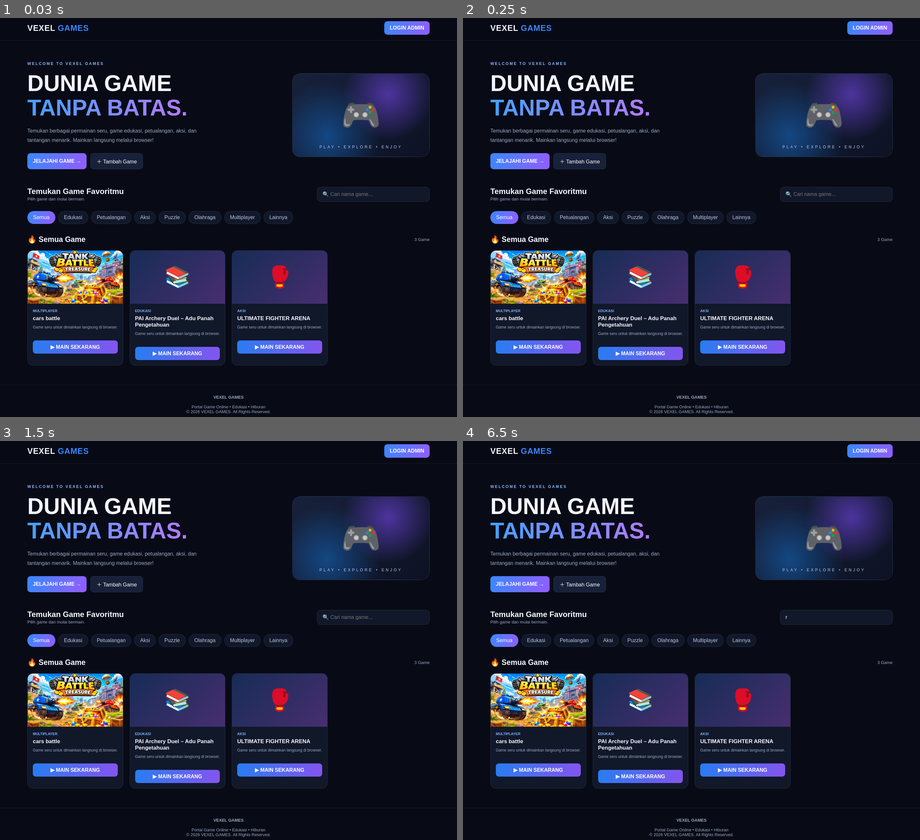
Above: before the commit, frames 1-4 (two rows, left to right).
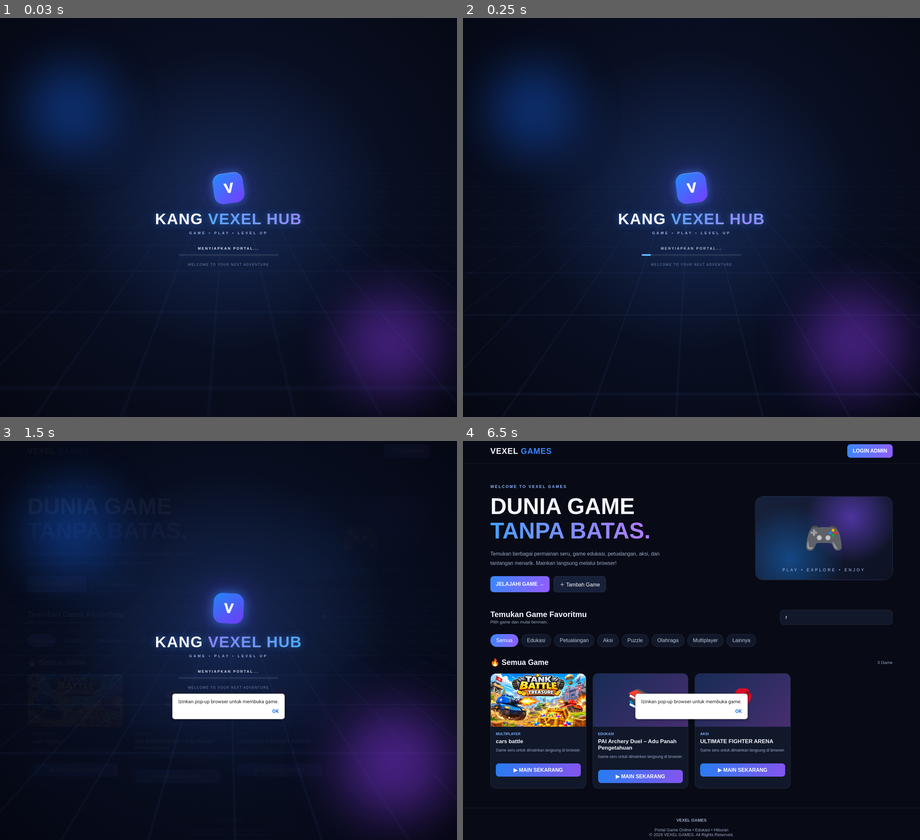
Above: after the commit, the same moments.

Repository: vexelkang-cell/gamepai
Game: browser game, page index.html
The game is run twice, just before and just after one commit, with the same random seed, the same clock (stepped at 60 frames per second) and the same inputs. When the page shows a pop-up message, it is drawn as a white box for half a second while everything else waits; a line starting with > is the answer the replay typed.
Inputs (mouse positions are in pixels of both pictures, inside the frame that each line leads up to):
- Up to frame 1 (0.03 s): no input
- Up to frame 2 (0.25 s): no input
- Up to frame 3 (1.5 s): click "▶ MAIN SEKARANG" at 1.27 s
- Up to frame 4 (6.5 s): click (837, 616) at 1.77 s; type "Alex" at 1.77 s; click "Lainnya" at 1.87 s; click "JELAJAHI GAME →" at 2.47 s; click "Aksi" at 3.07 s; click "Edukasi" at 3.67 s; click "Olahraga" at 4.27 s; click (837, 616) at 4.87 s; type "r" at 4.87 s; tap Enter at 4.9 s; click "Puzzle" at 5.47 s; click "Semua" at 6.07 s; click "▶ MAIN SEKARANG" at 6.27 s

The runs differ from the first frame. In frame 1, 48% of the frame differs, in the area x 3-100%, y 0-100%; in frame 2, 49%; in frame 3, 49%, in the area x 0-100%, y 0-100%; in frame 4, 1.6%.

Commit message:
feat: add Kang Vexel Hub intro and game loading animations

Diff:
--- a/index.html
+++ b/index.html
@@ -20,6 +20,32 @@
   --border:rgba(255,255,255,.09);
 }
 *{box-sizing:border-box;margin:0;padding:0}
+
+/* KANG VEXEL HUB LOADING EXPERIENCE */
+#vexelIntroLoader{
+  position:fixed;inset:0;z-index:99999;display:flex;align-items:center;justify-content:center;
+  overflow:hidden;background:radial-gradient(ellipse at 50% 45%,#172b59 0%,#090f22 48%,#050711 100%);
+  opacity:1;visibility:visible;transition:opacity .65s ease,visibility .65s ease;
+}
+#vexelIntroLoader.hide{opacity:0;visibility:hidden;pointer-events:none}
+.vx-loader-grid{position:absolute;inset:-50%;background-image:linear-gradient(#5a8cff12 1px,transparent 1px),linear-gradient(90deg,#5a8cff12 1px,transparent 1px);background-size:48px 48px;transform:perspective(500px) rotateX(62deg) scale(1.7);animation:vxGridMove 8s linear infinite;mask-image:linear-gradient(transparent,#000 35%,#000 70%,transparent)}
+.vx-orb{position:absolute;width:280px;height:280px;border-radius:50%;filter:blur(70px);opacity:.35;animation:vxOrb 5s ease-in-out infinite alternate}
+.vx-orb.one{background:#176dff;left:8%;top:12%}.vx-orb.two{background:#963cff;right:8%;bottom:8%;animation-delay:-2s}
+.vx-loader-content{position:relative;z-index:2;width:min(90%,520px);text-align:center;padding:30px 20px}
+.vx-logo-mark{width:94px;height:94px;margin:0 auto 25px;border-radius:27px;display:grid;place-items:center;font-size:43px;font-weight:1000;color:#fff;background:linear-gradient(145deg,#238cff,#763cff);box-shadow:0 0 25px #388cff88,0 0 75px #713cff55,inset 0 1px 1px #ffffff88;transform:rotate(-8deg);animation:vxLogoFloat 2.5s ease-in-out infinite}
+.vx-loader-title{font:900 clamp(28px,7vw,48px)/1 Arial,sans-serif;letter-spacing:2px;color:#fff;text-shadow:0 0 22px #438cff88}
+.vx-loader-title span{background:linear-gradient(90deg,#55b7ff,#a68aff,#55b7ff);background-size:200% auto;-webkit-background-clip:text;background-clip:text;color:transparent;animation:vxShimmer 2.5s linear infinite}
+.vx-loader-sub{margin-top:13px;color:#9db5e8;font-size:11px;letter-spacing:5px;font-weight:700}
+.vx-loader-status{margin:36px 0 12px;color:#dce7ff;font-size:11px;letter-spacing:3px;font-weight:700;animation:vxPulse 1.2s ease-in-out infinite}
+.vx-progress{height:5px;max-width:310px;margin:auto;border-radius:20px;background:#ffffff18;overflow:hidden;box-shadow:0 0 18px #458bff22}
+.vx-progress span{display:block;width:40%;height:100%;border-radius:20px;background:linear-gradient(90deg,#2d8dff,#a16aff,#54d7ff);box-shadow:0 0 14px #559bff;animation:vxProgress 1.35s ease-in-out infinite}
+.vx-loader-foot{margin-top:22px;color:#7187b5;font-size:10px;letter-spacing:2px}
+@keyframes vxGridMove{to{background-position:0 96px,96px 0}}
+@keyframes vxOrb{to{transform:translate(35px,-25px) scale(1.25);opacity:.55}}
+@keyframes vxLogoFloat{50%{transform:translateY(-9px) rotate(3deg);box-shadow:0 0 35px #388cffaa,0 0 90px #713cff77}}
+@keyframes vxShimmer{to{background-position:200% center}}
+@keyframes vxPulse{50%{opacity:.45}}
+@keyframes vxProgress{0%{transform:translateX(-110%)}100%{transform:translateX(360%)}}
 body{
   background:var(--bg);
   color:var(--text);
@@ -219,6 +245,18 @@
 </head>
 
 <body>
+
+<div id="vexelIntroLoader" role="status" aria-label="Memuat Kang Vexel Hub">
+  <div class="vx-loader-grid"></div><div class="vx-orb one"></div><div class="vx-orb two"></div>
+  <div class="vx-loader-content">
+    <div class="vx-logo-mark">V</div>
+    <div class="vx-loader-title">KANG <span>VEXEL HUB</span></div>
+    <div class="vx-loader-sub">GAME • PLAY • LEVEL UP</div>
+    <div class="vx-loader-status">MENYIAPKAN PORTAL...</div>
+    <div class="vx-progress"><span></span></div>
+    <div class="vx-loader-foot">WELCOME TO YOUR NEXT ADVENTURE</div>
+  </div>
+</div>
 
 <header>
   <div class="nav">
@@ -466,16 +504,38 @@
   });
 }
 
+function openGameWithLoader(destination, gameName){
+  // Open synchronously from the click so mobile browsers do not block the new tab.
+  const win=window.open("about:blank","_blank");
+  if(!win){alert("Izinkan pop-up browser untuk membuka game.");return;}
+  const safeName=String(gameName||"GAME").replace(/[&<>"']/g,ch=>({"&":"&amp;","<":"&lt;",">":"&gt;",'"':"&quot;","'":"&#39;"}[ch]));
+  const destinationLiteral=JSON.stringify(destination);
+  win.document.open();
+  win.document.write(`<!DOCTYPE html><html lang="id"><head><meta charset="UTF-8"><meta name="viewport" content="width=device-width,initial-scale=1"><meta name="theme-color" content="#080b16"><title>Loading ${safeName} • KANG VEXEL HUB</title><style>
+  *{box-sizing:border-box}body{margin:0;min-height:100vh;display:grid;place-items:center;overflow:hidden;background:radial-gradient(ellipse at center,#172b59,#080b16 65%);color:#fff;font-family:Arial,sans-serif}
+  .grid{position:fixed;inset:-50%;background-image:linear-gradient(#5a8cff12 1px,transparent 1px),linear-gradient(90deg,#5a8cff12 1px,transparent 1px);background-size:48px 48px;transform:perspective(500px) rotateX(62deg) scale(1.7);animation:grid 7s linear infinite}
+  .glow{position:fixed;width:260px;height:260px;border-radius:50%;background:#603cff;filter:blur(90px);opacity:.35;animation:glow 3s ease-in-out infinite alternate}
+  .content{position:relative;text-align:center;padding:25px;width:min(90%,460px)}
+  .mark{width:78px;height:78px;margin:0 auto 23px;display:grid;place-items:center;border-radius:23px;background:linear-gradient(145deg,#238cff,#763cff);font-size:38px;font-weight:1000;box-shadow:0 0 35px #388cff99;animation:float 2s ease-in-out infinite}
+  h1{font-size:clamp(25px,7vw,42px);margin:0;letter-spacing:1px}h1 span{color:#80b5ff}
+  .game{margin-top:18px;color:#b8caff;font-weight:bold;letter-spacing:2px;font-size:13px}
+  .status{margin:35px 0 12px;font-size:11px;letter-spacing:3px;color:#dce7ff;animation:pulse 1s infinite}
+  .bar{height:5px;max-width:290px;margin:auto;background:#ffffff20;border-radius:20px;overflow:hidden}.bar i{display:block;height:100%;width:40%;background:linear-gradient(90deg,#2d8dff,#a16aff,#54d7ff);animation:load 1.2s ease-in-out infinite}
+  small{display:block;margin-top:22px;color:#7187b5;letter-spacing:2px;font-size:10px}
+  @keyframes grid{to{background-position:0 96px,96px 0}}@keyframes glow{to{transform:scale(1.35);opacity:.55}}@keyframes float{50%{transform:translateY(-8px) rotate(4deg)}}@keyframes pulse{50%{opacity:.4}}@keyframes load{0%{transform:translateX(-110%)}100%{transform:translateX(350%)}}
+  </style></head><body><div class="grid"></div><div class="glow"></div><main class="content"><div class="mark">V</div><h1>KANG <span>VEXEL HUB</span></h1><div class="game">${safeName}</div><div class="status">PREPARING YOUR GAME...</div><div class="bar"><i></i></div><small>GET READY • HAVE FUN • LEVEL UP</small></main><script>setTimeout(function(){window.location.replace(${destinationLiteral});},1250);<\/script></body></html>`);
+  win.document.close();
+}
+
 function launchGame(game){
   if(game.local && game.html){
     const blob=new Blob([game.html],{type:"text/html"});
     const url=URL.createObjectURL(blob);
-    const win=window.open(url,"_blank");
-    if(!win) alert("Izinkan pop-up browser untuk membuka game.");
+    openGameWithLoader(url,game.name);
     return;
   }
   if(game.url && game.url!=="#"){
-    window.open(game.url,"_blank");
+    openGameWithLoader(game.url,game.name);
     return;
   }
   alert("Game contoh belum dihubungkan. Tambahkan file game melalui GitHub.");
@@ -621,9 +681,23 @@
 
 showAdminPanel();
 restoreAdminSession();
-loadGames();
 renderCategories();
 renderGames();
+
+// Keep the opening animation visible long enough to be seen, then fade out
+// after the game catalogue has finished loading (or after a safety timeout).
+const vexelLoaderStartedAt=Date.now();
+let vexelLoaderDismissed=false;
+function dismissVexelIntro(){
+  if(vexelLoaderDismissed)return;
+  vexelLoaderDismissed=true;
+  const loader=document.getElementById("vexelIntroLoader");
+  const remaining=Math.max(0,1250-(Date.now()-vexelLoaderStartedAt));
+  setTimeout(()=>loader&&loader.classList.add("hide"),remaining);
+}
+loadGames().finally(dismissVexelIntro);
+window.addEventListener("load",()=>setTimeout(dismissVexelIntro,3500),{once:true});
+setTimeout(dismissVexelIntro,7000);
 </script>
 
 </body>
